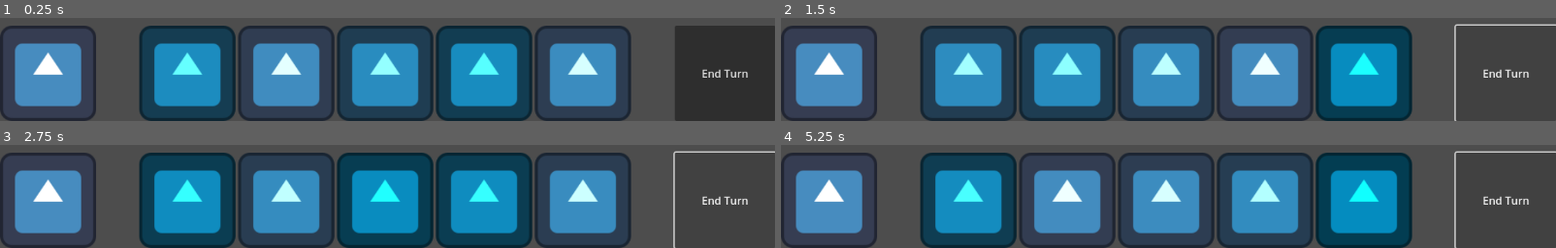
Above: before the commit, frames 1-4 (two rows, left to right).
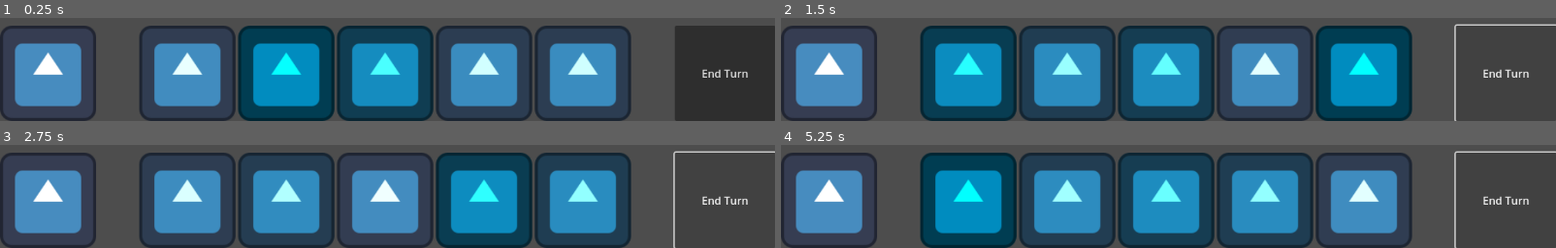
Above: after the commit, the same moments.

Repository: MichaelRRyan/GGJ-2025
Game: Godot game, scene res://Gameplay/gameplay.tscn
The game is run twice, just before and just after one commit, with the same random seed, the same clock (stepped at 60 frames per second) and the same inputs. The engine's default icon, where the game draws it, is replaced by a stand-in: a white triangle on a blue panel in a dark square.
Inputs:
- Up to frame 1 (0.25 s): no input
- Up to frame 2 (1.5 s): click "End Turn" at 0.5 s; click "End Turn" at 1.25 s
- Up to frame 3 (2.75 s): click "End Turn" at 2 s
- Up to frame 4 (5.25 s): tap Enter at 2.75, 4.25 s; tap Space at 3.5, 5 s

The runs differ from the first frame. In frame 1, 31% of the frame differs, in the area x 18-69%, y 7-100%; in frame 2, 15%; in frame 3, 22%; in frame 4, 18%.

Commit message:
Gameplay-Encounter Setup

Diff:
--- /dev/null
+++ b/Features/Cards/CardFactory.gd
@@ -0,0 +1,15 @@
+static func create_card(name: String, description: String, effect: Effect) -> Card:
+	# Create the card with the name, description and assign the effect
+	var card = Card.new()
+	card.name = name
+	card.description = description
+	card.effect = effect
+
+	return card
+
+
+static func get_damage_card(target : String) -> Card:
+	var damage_effect = DamageEffect.new()
+	damage_effect.target_string = target
+	var damage_card = create_card("DamageCard", "Deal damage to the player.", damage_effect)
+	return damage_card
--- a/Features/Cards/Deck.gd
+++ b/Features/Cards/Deck.gd
@@ -12,3 +12,7 @@
 	else:
 		print("Deck is empty!")
 		return null
+
+func shuffle() -> void:
+	# Shuffle the array
+	cards.shuffle()
--- a/Features/Effects/DamageEffect.gd
+++ b/Features/Effects/DamageEffect.gd
@@ -4,6 +4,7 @@
 var damage_amount = 10
 
 func execute():
+	var target = GameState.getEffectTarget(target_string)
 	if target:
 		var health = target.get_node("HealthComponent")
 		if health:
--- a/Features/Effects/Effect.gd
+++ b/Features/Effects/Effect.gd
@@ -1,8 +1,8 @@
 extends Resource
 class_name Effect
 
-# Player or Spirit
-var target: Object = null
+# Player or Spirit string that we later use to find the entity to affect
+var target_string: String
 
 func execute():
 	# Abstract method. To be overridden by child classes.
--- /dev/null
+++ b/Features/Encounter/Encounter.gd
@@ -0,0 +1,16 @@
+# Encounter.gd
+class_name Encounter
+extends Node
+
+signal encounter_finished
+
+func _ready() -> void:
+	GameState.playerEntity = get_node("Player")
+	GameState.spiritEntity = get_node("Spirit")
+	print("Encounter started.")
+
+func end_encounter():
+	print("Encounter ended.")
+	# Emit a signal to notify Gameplay to end the encounter
+	encounter_finished.emit()
+	queue_free()  # Clean up self, if not managed by SceneManager
--- /dev/null
+++ b/Features/Encounter/encounter.tscn
@@ -0,0 +1,24 @@
+[gd_scene load_steps=5 format=3 uid="uid://dfxcvq13dhr0n"]
+
+[ext_resource type="Script" path="res://Features/Encounter/Encounter.gd" id="1_dcat6"]
+[ext_resource type="PackedScene" uid="uid://b425p5v0uckgl" path="res://Features/TurnManager/turn_manager.tscn" id="1_ic1e4"]
+[ext_resource type="PackedScene" uid="uid://lpakvaofoidn" path="res://Features/CardInterface/card_interface.tscn" id="2_53jat"]
+[ext_resource type="PackedScene" uid="uid://dqig0ruy5ltgr" path="res://Features/Component/health_component.tscn" id="3_8leue"]
+
+[node name="Encounter" type="Node2D"]
+script = ExtResource("1_dcat6")
+
+[node name="TurnManager" parent="." instance=ExtResource("1_ic1e4")]
+
+[node name="CardInterface" parent="." instance=ExtResource("2_53jat")]
+
+[node name="Player" type="Node2D" parent="."]
+
+[node name="HealthComponent" parent="Player" instance=ExtResource("3_8leue")]
+
+[node name="Spirit" type="Node2D" parent="."]
+
+[node name="HealthComponent" parent="Spirit" instance=ExtResource("3_8leue")]
+
+[connection signal="draw_cards" from="TurnManager" to="CardInterface" method="draw_cards"]
+[connection signal="turn_ended" from="CardInterface" to="TurnManager" method="_on_card_interface_turn_ended"]
--- /dev/null
+++ b/Features/Player/player.gd
@@ -0,0 +1,13 @@
+extends Node
+
+# Player needs to have persistent data across the Game. Player exists everywhere.
+# The cards exist to be played as if the player is there.
+
+# Called when the node enters the scene tree for the first time.
+func _ready() -> void:
+	pass # Replace with function body.
+
+
+# Called every frame. 'delta' is the elapsed time since the previous frame.
+func _process(delta: float) -> void:
+	pass
--- a/Features/TurnManager/turn_manager.gd
+++ b/Features/TurnManager/turn_manager.gd
@@ -18,7 +18,7 @@
 #-------------------------------------------------------------------------------
 func _ready() -> void:
 	# Need to defer this call to next frame so the UI has time to load the card asset.
-	call_deferred("_change_state", TurnState.DRAW)
+	call_deferred("_change_state", TurnState.SHUFFLE) # DO we call this here?
 
 
 #-------------------------------------------------------------------------------
@@ -26,10 +26,16 @@
 
 	# Handles the state change (will implement more here later)
 	match new_state:
+		TurnState.SHUFFLE:
+			print("TurnState: Shuffle")
+			PersistentDeck.shuffle()
+			_change_state(TurnState.DRAW) # Later we will want a delay
 		TurnState.DRAW:
+			print("TurnState: Draw")
 			draw_cards.emit()
 			_change_state(TurnState.STANDBY) # Later we will want a delay
 		TurnState.SPIRITS_TURN:
+			print("TurnState: Spirits Turn")
 			_change_state(TurnState.DRAW) # Later we will want logic here
 
 	# Changes the state variable
@@ -39,6 +45,3 @@
 #-------------------------------------------------------------------------------
 func _on_card_interface_turn_ended() -> void:
 	_change_state(TurnState.SPIRITS_TURN)
-
-
-#-------------------------------------------------------------------------------
--- /dev/null
+++ b/Gameplay/game_start.tscn
@@ -0,0 +1,3 @@
+[gd_scene format=3 uid="uid://c5yeqfr3iabnr"]
+
+[node name="GameStart" type="Node2D"]
--- /dev/null
+++ b/Gameplay/game_state.gd
@@ -0,0 +1,13 @@
+extends Node
+
+static var playerEntity : Object
+static var spiritEntity : Object
+
+
+static func getEffectTarget(target_name : String) -> Object:
+	if(target_name == "Player"):
+		return playerEntity
+	if(target_name == "Spirit"):
+		return spiritEntity
+
+	return null
--- /dev/null
+++ b/Gameplay/gameplay.gd
@@ -0,0 +1,31 @@
+extends Node
+
+const CardFactory = preload("res://Features/Cards/CardFactory.gd")
+const EncounterScene = preload("res://Features/Encounter/encounter.tscn")
+
+var encounter_scene : Encounter = null
+
+func _ready() -> void:
+	initialise_deck()
+	start_encounter()
+
+func initialise_deck():
+	var player_name = "Player"
+	var spirit_name = "Spirit"
+	var damage_card = CardFactory.get_damage_card(spirit_name)
+
+	# Add multiple cards to PersistentDeck
+	for i in range(5):
+		PersistentDeck.add_card(damage_card)
+
+func start_encounter():
+	encounter_scene = EncounterScene.instantiate()
+	add_child(encounter_scene)
+	encounter_scene.encounter_finished.connect(_on_encounter_finished)
+
+	print("Starting encounter...")
+
+func _on_encounter_finished():
+	encounter_scene.queue_free()
+	encounter_scene = null
+	print("Encounter has finished.")
--- a/Gameplay/gameplay.tscn
+++ b/Gameplay/gameplay.tscn
@@ -1,30 +1,6 @@
-[gd_scene load_steps=6 format=3 uid="uid://bpxqlesoi0wuv"]
+[gd_scene load_steps=2 format=3 uid="uid://bpxqlesoi0wuv"]
 
-[ext_resource type="PackedScene" uid="uid://b425p5v0uckgl" path="res://Features/TurnManager/turn_manager.tscn" id="1_prjg1"]
-[ext_resource type="PackedScene" uid="uid://dqig0ruy5ltgr" path="res://Features/Component/health_component.tscn" id="2_1aler"]
-[ext_resource type="PackedScene" uid="uid://lpakvaofoidn" path="res://Features/CardInterface/card_interface.tscn" id="2_5xlgb"]
-[ext_resource type="Script" path="res://Features/Cards/CardManager.gd" id="2_6qdtv"]
-[ext_resource type="Script" path="res://Features/Cards/Deck.gd" id="3_1wbub"]
+[ext_resource type="Script" path="res://Gameplay/gameplay.gd" id="1_6d6y0"]
 
 [node name="Gameplay" type="Node2D"]
-
-[node name="TurnManager" parent="." instance=ExtResource("1_prjg1")]
-
-[node name="CardInterface" parent="." instance=ExtResource("2_5xlgb")]
-
-[node name="Player" type="Node2D" parent="."]
-
-[node name="HealthComponent" parent="Player" instance=ExtResource("2_1aler")]
-
-[node name="Spirit" type="Node2D" parent="."]
-
-[node name="HealthComponent" parent="Spirit" instance=ExtResource("2_1aler")]
-
-[node name="CardManager" type="Node" parent="."]
-script = ExtResource("2_6qdtv")
-
-[node name="Deck" type="Node" parent="CardManager"]
-script = ExtResource("3_1wbub")
-
-[connection signal="draw_cards" from="TurnManager" to="CardInterface" method="draw_cards"]
-[connection signal="turn_ended" from="CardInterface" to="TurnManager" method="_on_card_interface_turn_ended"]
+script = ExtResource("1_6d6y0")
--- /dev/null
+++ b/Gameplay/main_menu.tscn
@@ -0,0 +1,3 @@
+[gd_scene format=3 uid="uid://dw85hkgv6qajx"]
+
+[node name="MainMenu" type="Node2D"]
--- a/project.godot
+++ b/project.godot
@@ -14,3 +14,8 @@
 run/main_scene="res://Gameplay/gameplay.tscn"
 config/features=PackedStringArray("4.3", "Forward Plus")
 config/icon="res://icon.svg"
+
+[autoload]
+
+PersistentDeck="*res://Features/Cards/Deck.gd"
+GameState="*res://Gameplay/game_state.gd"
